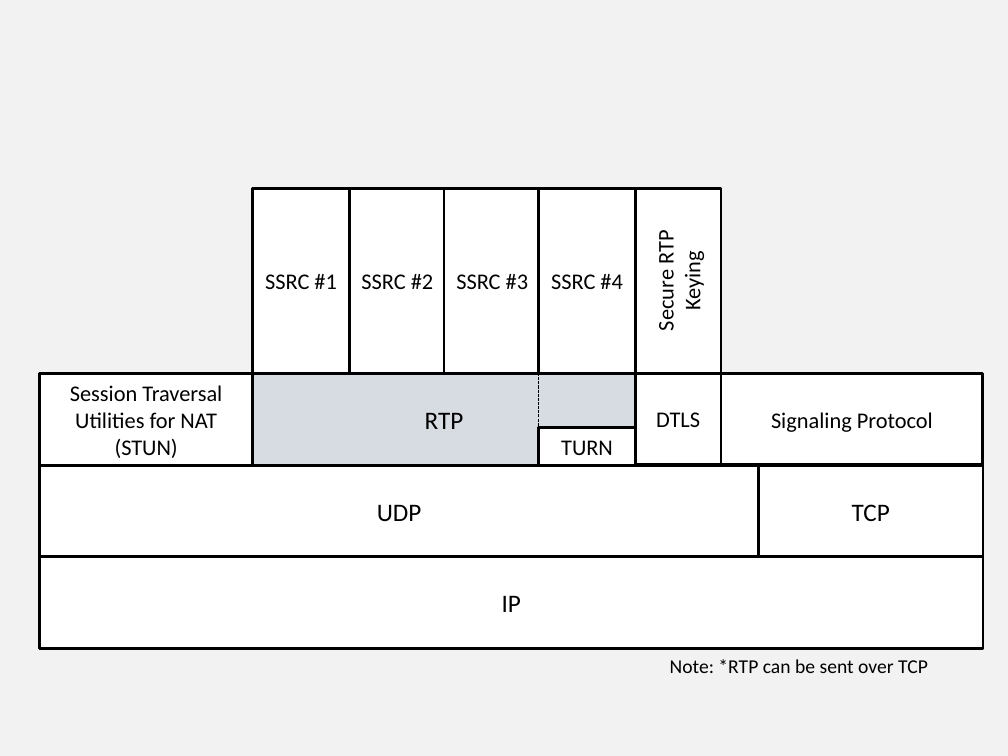
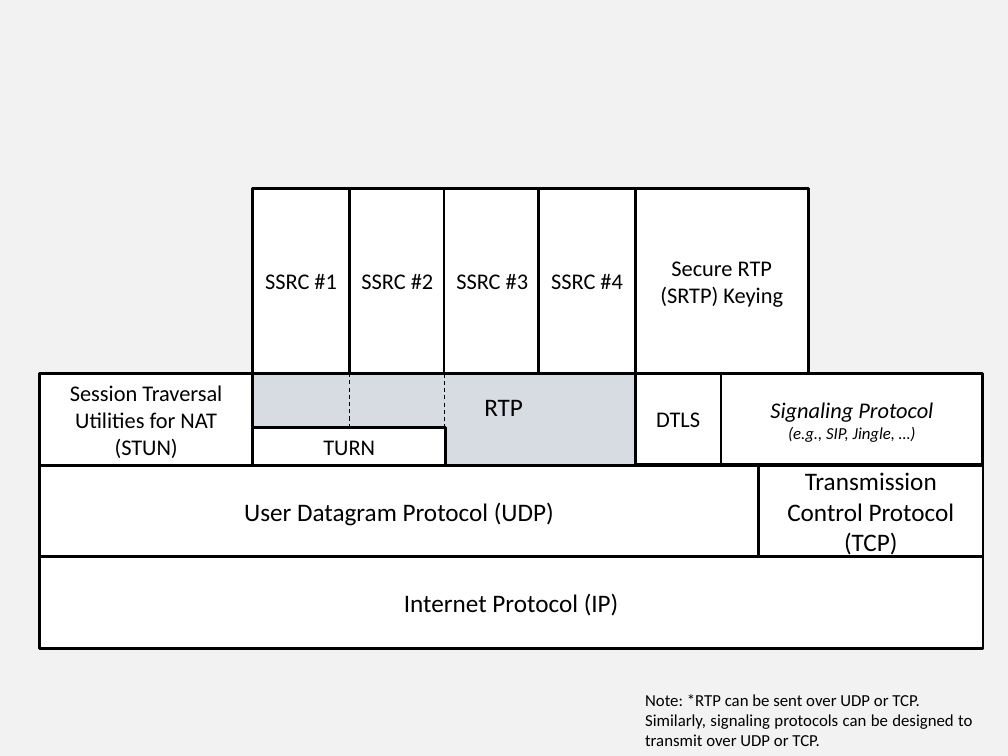
Before and after one commit to vr000m/PhD-thesis, a slide deck: slide 5 of graphs/source/chap5-src.pptx. Drawn at 1008x756 pixels with LibreOffice and Linux fonts; fonts in the diff are those of the drawing. Boxes give left, top, right and bottom in pixels: in the first picture for what was removed or moved away, otherwise in the second. Text is boxed around its words. In the diff, an @@ line names an element or a change of style, - is before the commit and + after.

Commit message:
chap3: added description to relationship of RTP with the rest of the stack
additionally updated:
+ bib
+ figures (PDF, pptx)

```diff
--- a/graphs/source/chap5-src.pptx
+++ b/graphs/source/chap5-src.pptx
@@ rectangle "Secure RTP (SRTP) Keying": place and size @@
-rectangle "Secure RTP (SRTP) Keying" at box(635, 188, 721, 373)
+rectangle "Secure RTP (SRTP) Keying" at box(635, 188, 808, 373)
@@ text in rectangle at box(660, 261, 783, 307): text changed @@
-Secure RTP Keying
+Secure RTP (SRTP) Keying
@@ line moved from (539, 373) - (539, 447) to (253, 373) - (253, 447) @@
@@ line added from (349, 373) to (349, 427), #000000 0.75 pt dashed @@
@@ line added from (445, 374) to (445, 428), #000000 0.75 pt dashed @@
@@ text in rectangle at box(770, 402, 933, 422): italic on in "Signaling Protocol" @@
@@ rectangle "TURN": place and size @@
-rectangle "TURN" at box(539, 427, 636, 466)
+rectangle "TURN" at box(253, 427, 446, 466)
@@ text in rectangle at box(788, 427, 895, 442): paragraph added @@
+(e.g., SIP, Jingle, …)
@@ text in rectangle at box(787, 472, 955, 557): text changed @@
-TCP
+Transmission Control Protocol (TCP)
@@ text in rectangle at box(244, 502, 554, 526): text changed @@
-UDP
+User Datagram Protocol (UDP)
@@ text in rectangle at box(404, 594, 619, 616): text changed @@
-IP
+Internet Protocol (IP)
@@ text at box(645, 694, 972, 746): text changed; size 14 to 12 pt @@
-Note: *RTP can be sent over TCP
+Note: *RTP can be sent over UDP or TCP.
+Similarly, signaling protocols can be designed to transmit over UDP or TCP.
```
Also in this commit, not shown: 4 other files.
